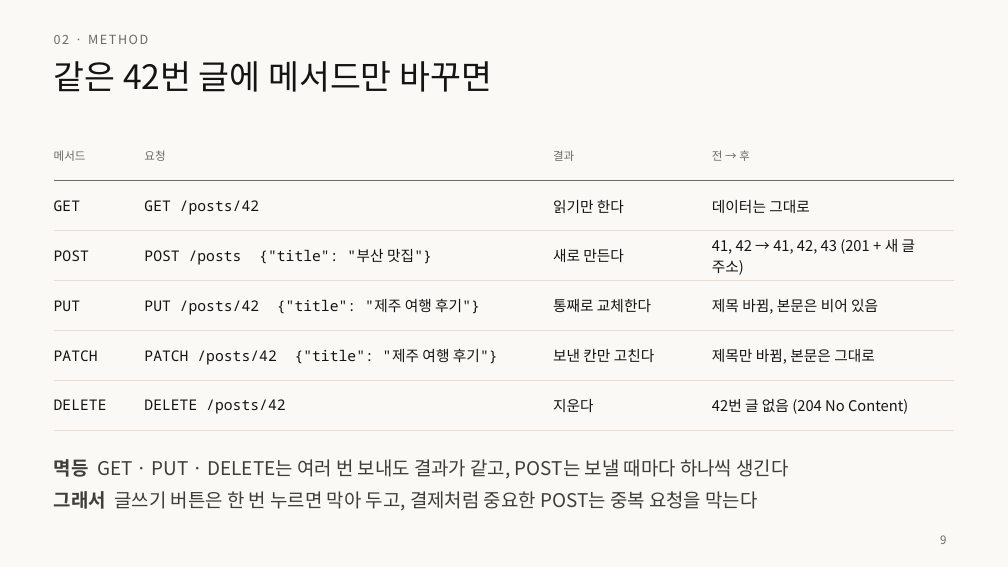
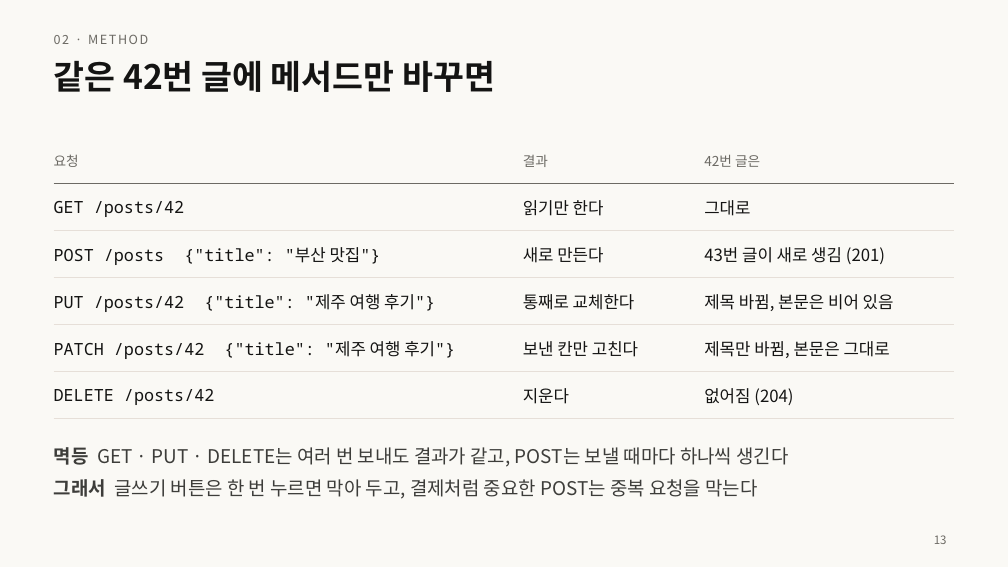
Before and after one commit to home-blog/docs-RESTful, a slide deck: slide 13 of 발표/RESTful-API-설계.pptx (slide 9 before the commit). Drawn at 1008x567 pixels with LibreOffice and Linux fonts; fonts in the diff are those of the drawing. Boxes give left, top, right and bottom in pixels: in the first picture for what was removed or moved away, otherwise in the second. Text is boxed around its words. In the diff, an @@ line names an element or a change of style, - is before the commit and + after.

```diff
--- a/발표/RESTful-API-설계.pptx
+++ b/발표/RESTful-API-설계.pptx
@@ title "같은 42번 글에 메서드만 바꾸면" at [54, 60, 495, 92]: bold on @@
@@ table at [54, 137, 954, 409] @@
-column 1: 메서드 | GET | POST | PUT | PATCH | DELETE
-column 4: 전 → 후 | 데이터는 그대로 | 41, 42 → 41, 42, 43 (201 + 새 글 주소) | 제목 바뀜, 본문은 비어 있음 | 제목만 바뀜, 본문은 그대로 | 42번 글 없음 (204 No Content)
+column 3: 42번 글은 | 그대로 | 43번 글이 새로 생김 (201) | 제목 바뀜, 본문은 비어 있음 | 제목만 바뀜, 본문은 그대로 | 없어짐 (204)
@@ table: place and size @@
-table at [54, 131, 954, 418]
+table at [54, 137, 954, 409]
@@ text "멱등 GET · PUT · ...": place and size @@
-text "멱등 GET · PUT · ..." at [54, 459, 788, 511]
+text "멱등 GET · PUT · ..." at [54, 447, 788, 499]
@@ page number at [934, 535, 947, 544]: text changed @@
-9
+13
```
Also in this commit, not shown: 32 other slides changed, 8 slides added, 1 slide removed, 10 other files.
